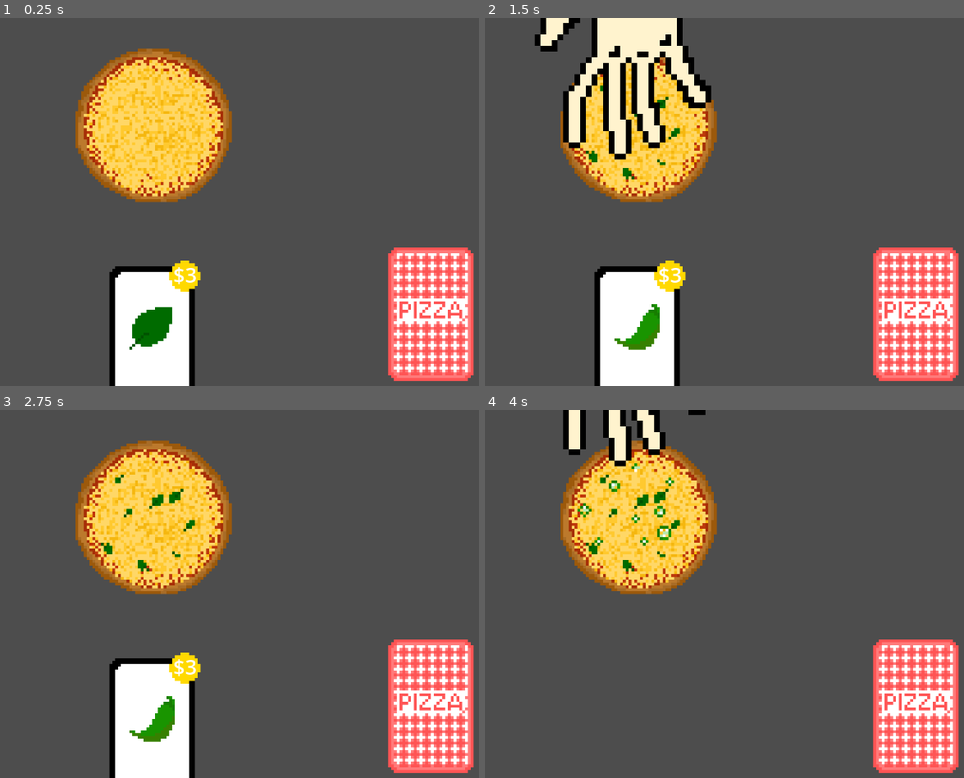
Above: before the commit, frames 1-4 (two rows, left to right).
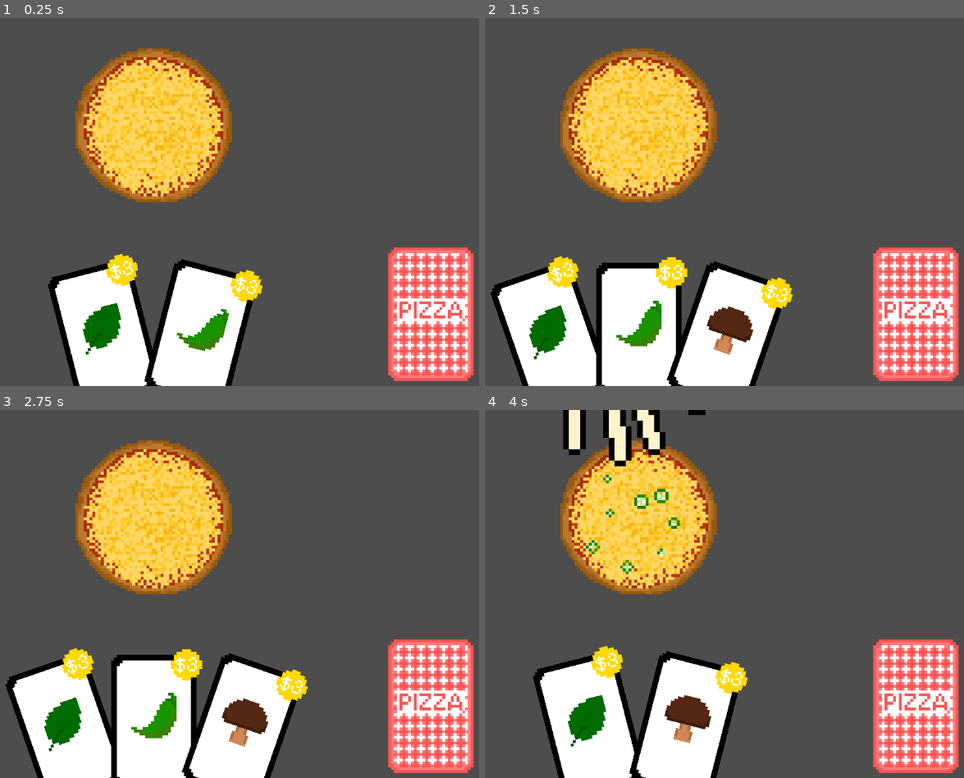
Above: after the commit, the same moments.

Repository: bstrong5923/Pizzatro
Game: Godot game, scene res://Scenes/Game.tscn
The game is run twice, just before and just after one commit, with the same random seed, the same clock (stepped at 60 frames per second) and the same inputs.
Inputs (mouse positions are in pixels of both pictures, inside the frame that each line leads up to):
- Up to frame 1 (0.25 s): no input
- Up to frame 2 (1.5 s): tap Enter at 0.5 s; move the mouse to (638, 330) at 0.52 s; click (638, 330) at 0.67 s; move the mouse to (916, 312) at 1.27 s; click (916, 312) at 1.42 s
- Up to frame 3 (2.75 s): move the mouse to (215, 513) at 2.02 s; click (215, 513) at 2.17 s
- Up to frame 4 (4 s): tap Space at 2.75 s; move the mouse to (604, 667) at 2.77 s; click (604, 667) at 2.92 s; move the mouse to (834, 649) at 3.52 s; click (834, 649) at 3.67 s

The runs differ from the first frame. In frame 1, 10% of the frame differs, in the area x 9-55%, y 63-100%; in frame 2, 20%, in the area x 1-65%, y 0-100%; in frame 3, 13%; in frame 4, 13%.

Commit message:
small changes, fixed price circle and added font

Diff:
--- a/Scenes/card.gd
+++ b/Scenes/card.gd
@@ -5,13 +5,12 @@
 var play_timer = preload("res://Scenes/card_timer.gd")
 
 func _on_area_2d_input_event(viewport: Node, event: InputEvent, shape_idx: int) -> void:
-	if event is InputEventMouseButton and event.button_index == MOUSE_BUTTON_LEFT and event.pressed:
-		# animation to add the ingredients
-		var hand = get_node("/root/Game/hand_animation")
-		discard_self()
+	if event is InputEventMouseButton and event.button_index == MOUSE_BUTTON_LEFT and event.pressed and play_timer.can_play_a_card:
+		var hand = get_node("/root/Game/hand_animation") # animation to add the ingredients
 		hand.go(ingredient)
 		play_timer.cooldown()
-		var checker = get_node("card_function")
+		discard_self() # discard this one
+		var checker = get_node("card_function") # do the function
 		checker.set_card(ingredient)
 		checker.check_function()
 
@@ -33,7 +32,7 @@
 	queue_free()
 
 func _on_area_2d_mouse_entered() -> void:
-	change_scale(1.1)
+	change_scale(1.5)
 
 func _on_area_2d_mouse_exited() -> void:
 	change_scale(1)
--- a/Scenes/deck.gd
+++ b/Scenes/deck.gd
@@ -9,7 +9,7 @@
 
 func go():
 	fill_initial_deck()
-	for x in range(0, 1):
+	for x in range(0, 2):
 		add_card()
 	fix_hand()
 
@@ -34,6 +34,7 @@
 	var instance = card.instantiate()
 	instance.set_ingredient(i)
 	instance.position = Vector2(0, 39)
+	instance.change_scale(1)
 	add_child(instance)
 	hand.push_back(instance)
 
@@ -43,19 +44,18 @@
 	return card_drawn
 
 func fix_hand():
-	var center_index = (hand.size()-1)/2.0
-	var max_rotate = hand.size() * .07
-	if (hand.size() > 6):
-		max_rotate = .5
-	for c in range(0, hand.size()):
+	var h = hand.size()
+	print(h)
+	var max_rotate = 0.5 - 0.5 / h
+	for x in range(0, h):
 		@warning_ignore("integer_division")
-		if (hand.size()-1) % 2 == 0 :
-			hand[c].position.x = 6 * ((30 * clamp(1.0 - (hand.size() -1) * .05 , .3 ,1.0)) * (hand.size() / (-2.0) + 0.5 * ((hand.size() + 1) % 2) + c) + (15 - clamp(c, 0, 15)))
+		if (h-1) % 2 == 0 :
+			hand[x].position.x = 6 * ((30 * clamp(1.0 - (h -1) * .05 , .3 ,1.0)) * (h / (-2.0) + 0.5 * ((h + 1) % 2) + x) + (15 - clamp(x, 0, 15)))
 		else:
-			hand[c].position.x = 6 * ((30 * clamp(1.0 - (hand.size() -1) * .05 , .3 ,1.0)) * (hand.size() / (-2.0) + 0.5 * ((hand.size() + 1) % 2) + c))
+			hand[x].position.x = 6 * ((30 * clamp(1.0 - (h -1) * .05 , .3 ,1.0)) * (h / (-2.0) + 0.5 * ((h + 1) % 2) + x))
 
-		hand[c].position.y = 6 * (37+ (2*abs((- 1* hand.size() /2.0) + c)))
-		hand[c].rotation = max_rotate * (c - center_index) / center_index if center_index != 0 else 0
+		hand[x].position.y = 6 * (37 + (2 * abs(x + 0.5 - h / 2.0)))
+		hand[x].rotation = 2 * max_rotate * (x + 0.5 - h / 2.0) / (h - 1) if h != 1 else 0
 
 func remove_card(index):
 	discard_pile.push_back(hand.pop_at(index))
--- a/Scenes/price_circle.gd
+++ b/Scenes/price_circle.gd
@@ -9,11 +9,26 @@
 
 func display_price():
 	label.text = "$" + str(price)
+	add_child(label)
+	# wait until the label has been loaded
+	await label.ready
+	await get_tree().process_frame
+	# scale it right
 	set_size(1)
-	add_child(label)
-	label.position = Vector2(-18, -25)
 
 func set_size(n):
-	label.add_theme_font_size_override("font_size", 36 * n)
+	# get the right label font
+	label.add_theme_font_size_override("font_size", 32 * n)
+	var f = FontFile.new()
+	f.font_data = load("res://Assets/fonts/pixelated_elegance.ttf")
+	label.add_theme_font_override("font", f)
+	# scale the circle up
 	$circle.scale = Vector2(5 * n, 5 * n)
 	position = Vector2(11 * 5 * n, -20 * 5 * n) # (11, -20) are the default coordinates
+	# Resets size to fit text + font
+	label.reset_size()
+	label.queue_redraw()
+	# move the label to the right spot
+	label.position = -label.size / 2
+	label.position.x += n * 3
+	label.position.y += n * 3
Binary file added: Assets/fonts/pixelated_elegance.ttf
Not shown, added: Assets/fonts/pixelated_elegance.ttf.import
Not shown: 1 places in Scenes/Game.tscn that only renumber resources
